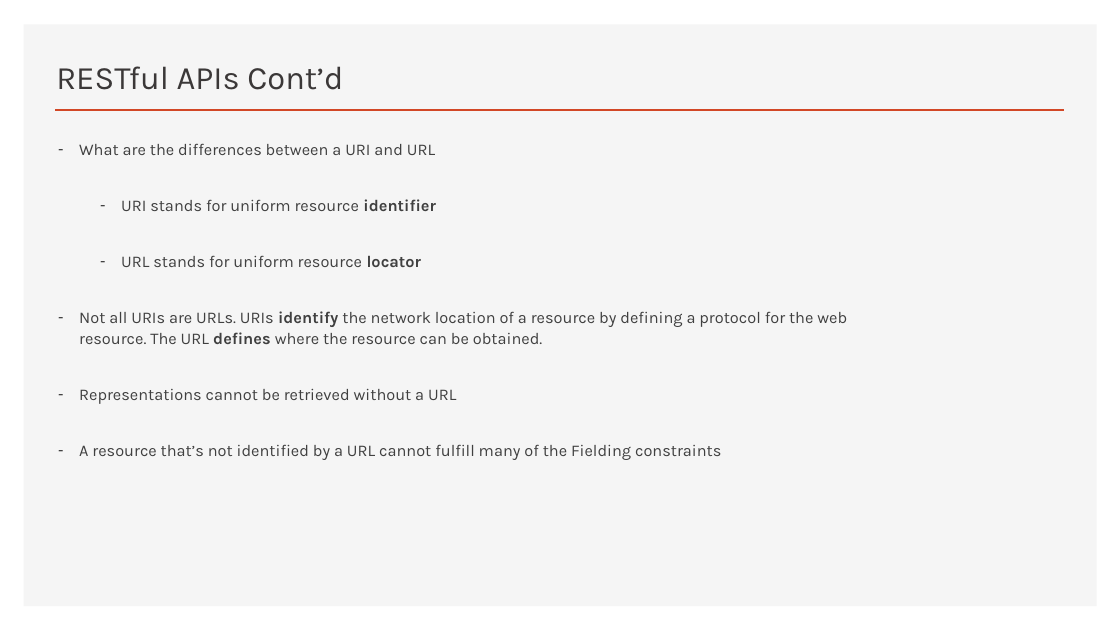
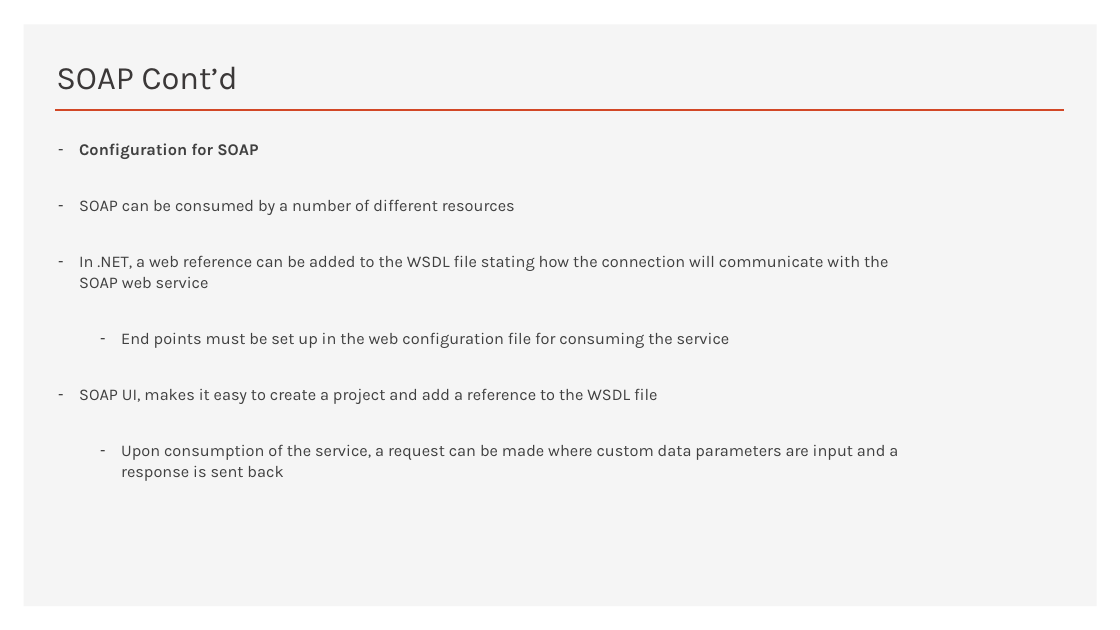
Before and after one commit to erniephillips/erniephillips.github.io, a slide deck: slide 7 of restful-api-presentations/phillips-presentation-week-3.pptx (slide 9 before the commit). Drawn at 1120x630 pixels with LibreOffice and Linux fonts; fonts in the diff are those of the drawing. Boxes give left, top, right and bottom in pixels: in the first picture for what was removed or moved away, otherwise in the second. Text is boxed around its words. In the diff, an @@ line names an element or a change of style, - is before the commit and + after.

```diff
--- a/restful-api-presentations/phillips-presentation-week-3.pptx
+++ b/restful-api-presentations/phillips-presentation-week-3.pptx
@@ title at (x1=56, y1=66, x2=238, y2=90): text changed @@
-RESTful APIs Cont’d
+SOAP Cont’d
@@ text at (x1=79, y1=143, x2=898, y2=481): text changed @@
-– What are the differences between a URI and URL
-  – URI stands for uniform resource identifier
-  – URL stands for uniform resource locator
-– Not all URIs are URLs. URIs identify the network location of a resource by defining a protocol for the web resource. The URL defines where the resource can be obtained.
-– Representations cannot be retrieved without a URL
-– A resource that’s not identified by a URL cannot fulfill many of the Fielding constraints
+– Configuration for SOAP
+– SOAP can be consumed by a number of different resources
+– In .NET, a web reference can be added to the WSDL file stating how the connection will communicate with the SOAP web service
+  – End points must be set up in the web configuration file for consuming the service
+– SOAP UI, makes it easy to create a project and add a reference to the WSDL file
+  – Upon consumption of the service, a request can be made where custom data parameters are input and a response is sent back
```
Also in this commit, not shown: 5 other slides changed, 3 slides added, 3 slides removed.
